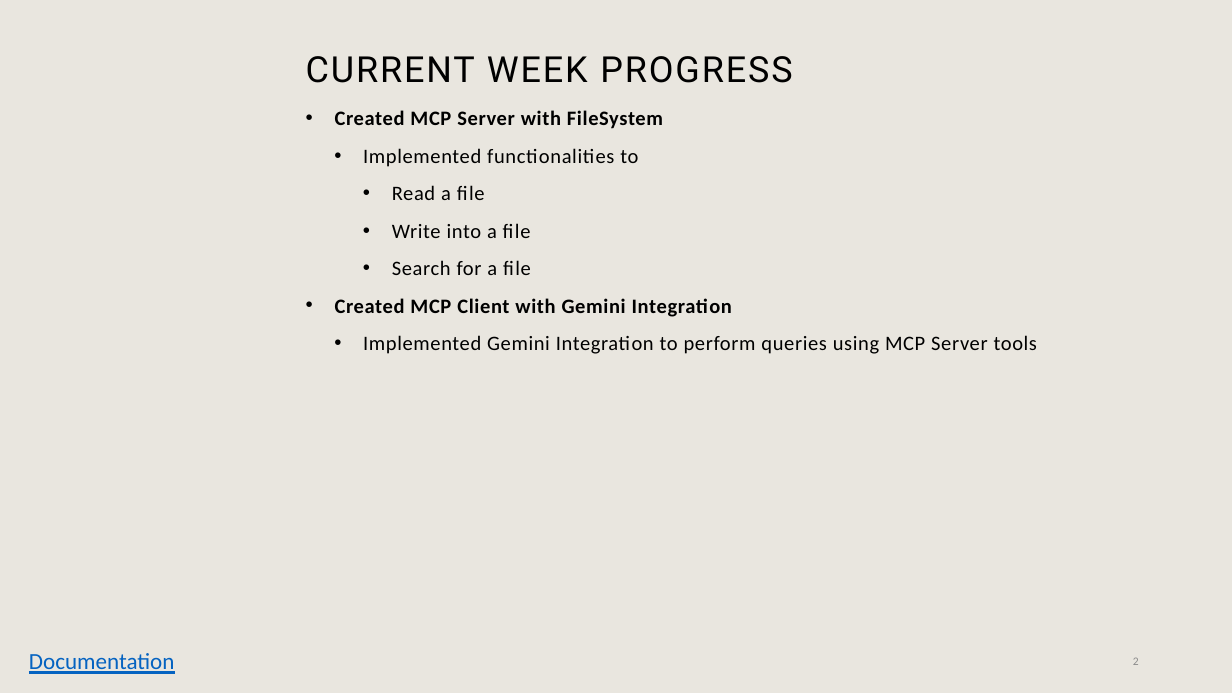
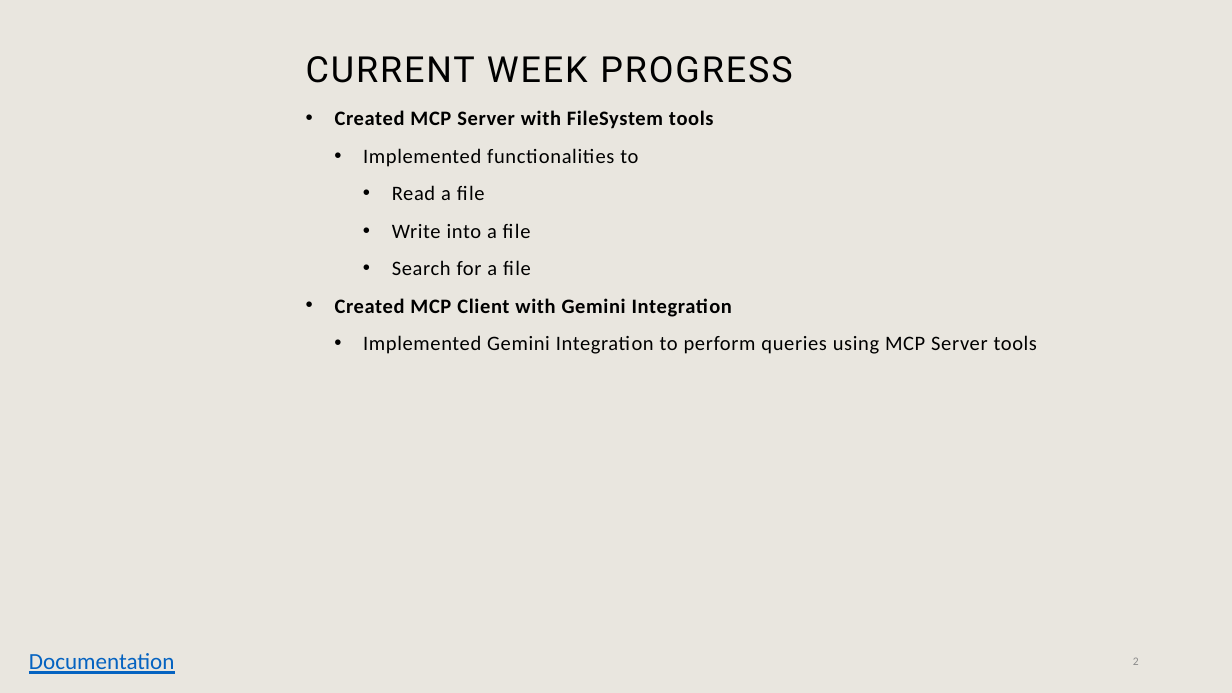
Before and after one commit to aumsathwara/GRC_Aum, a slide deck: slide 2 of Reports/Week 2 Report.pptx. Drawn at 1232x693 pixels with LibreOffice and Linux fonts; fonts in the diff are those of the drawing; background and template pictures are left out. Boxes give left, top, right and bottom in pixels: in the first picture for what was removed or moved away, otherwise in the second. Text is boxed around its words. In the diff, an @@ line names an element or a change of style, - is before the commit and + after.

```diff
--- a/Reports/Week 2 Report.pptx
+++ b/Reports/Week 2 Report.pptx
@@ text at box(335, 110, 714, 129): text changed @@
-• Created MCP Server with FileSystem
+• Created MCP Server with FileSystem tools
```
Also in this commit, not shown: 2 other slides changed, 11 other files.
